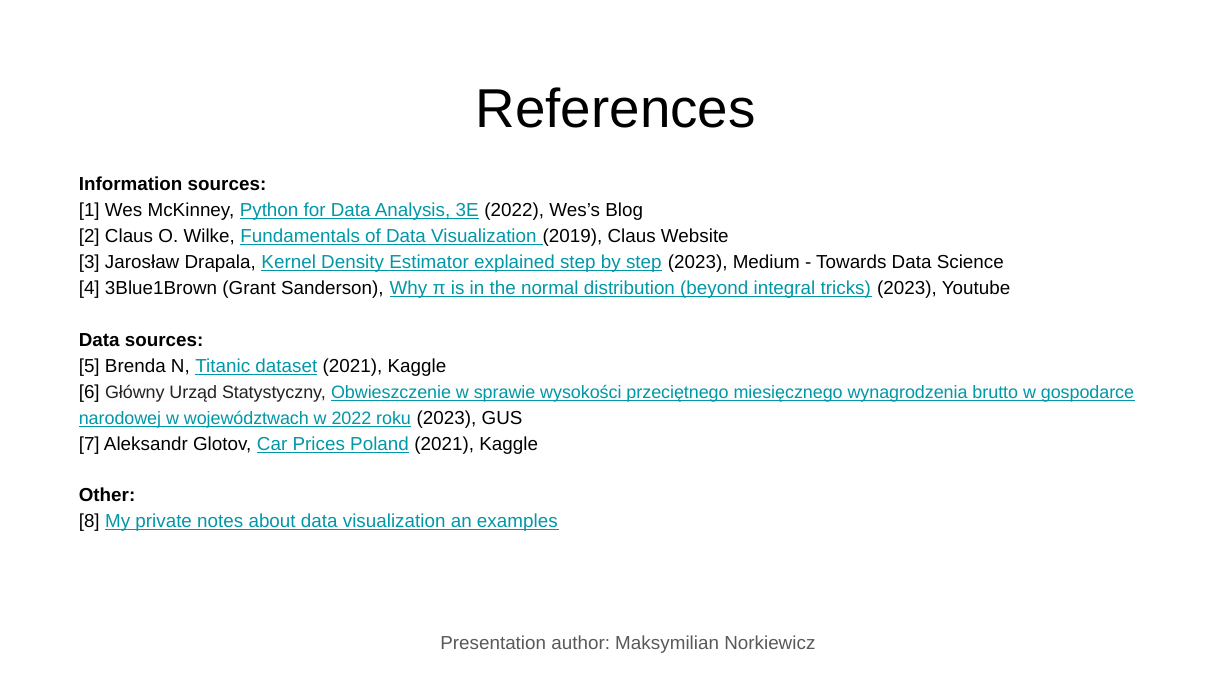
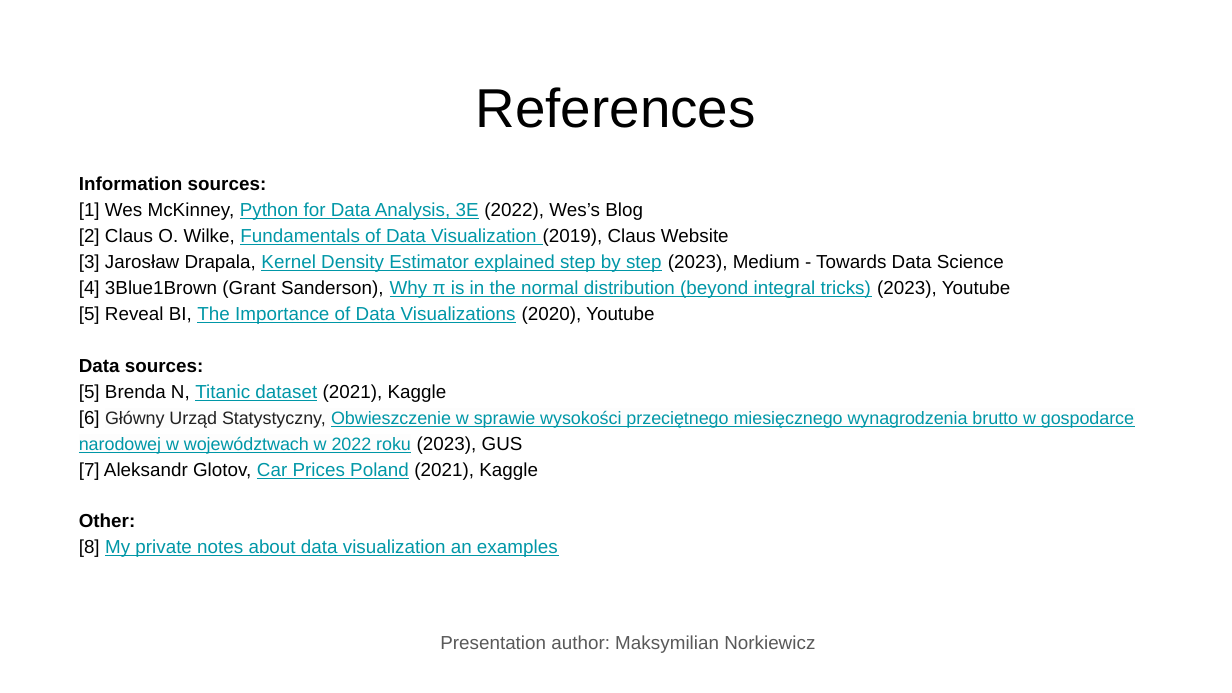
Before and after one commit to OgrodowskiJedrzej/Intro-To-Data-Science-Notebooks, a slide deck: slide 78 of Data Visualization pt. 1/Data Visualization pt. 1.pptx (slide 71 before the commit). Drawn at 1232x693 pixels with LibreOffice and Linux fonts; fonts in the diff are those of the drawing. Boxes give left, top, right and bottom in pixels: in the first picture for what was removed or moved away, otherwise in the second. Text is boxed around its words. In the diff, an @@ line names an element or a change of style, - is before the commit and + after.

Commit message:
Data visualization pt.1 update

```diff
--- a/Data Visualization pt. 1/Data Visualization pt. 1.pptx
+++ b/Data Visualization pt. 1/Data Visualization pt. 1.pptx
@@ text at bbox=[79, 306, 655, 324]: paragraph added @@
+[5] Reveal BI, The Importance of Data Visualizations (2020), Youtube
```
Also in this commit, not shown: 1 other slide changed, 7 slides added, 3 other files.
